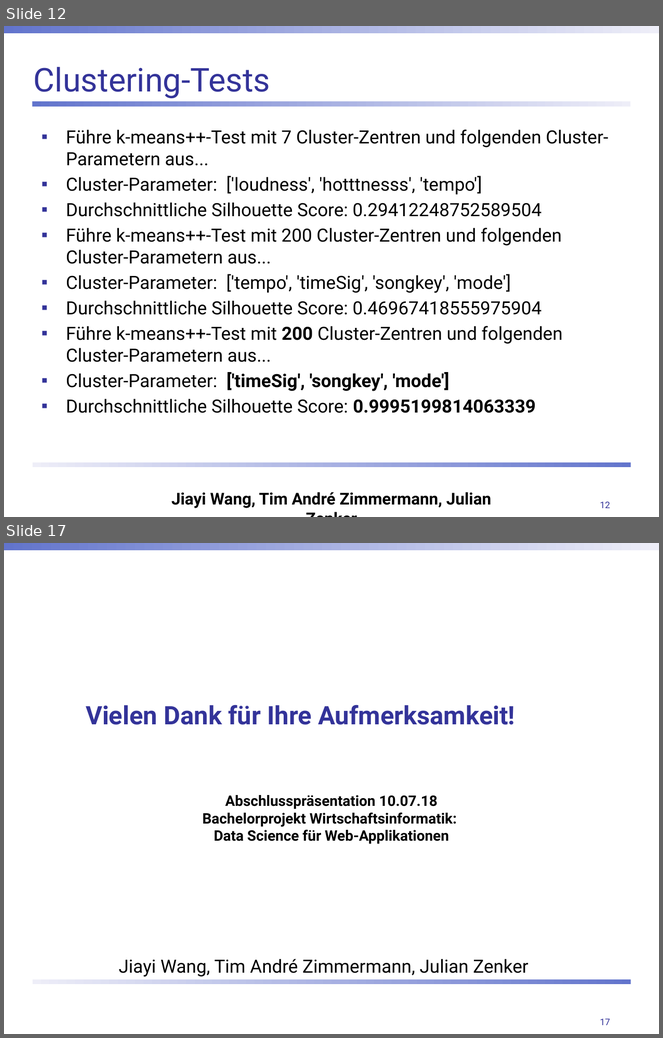
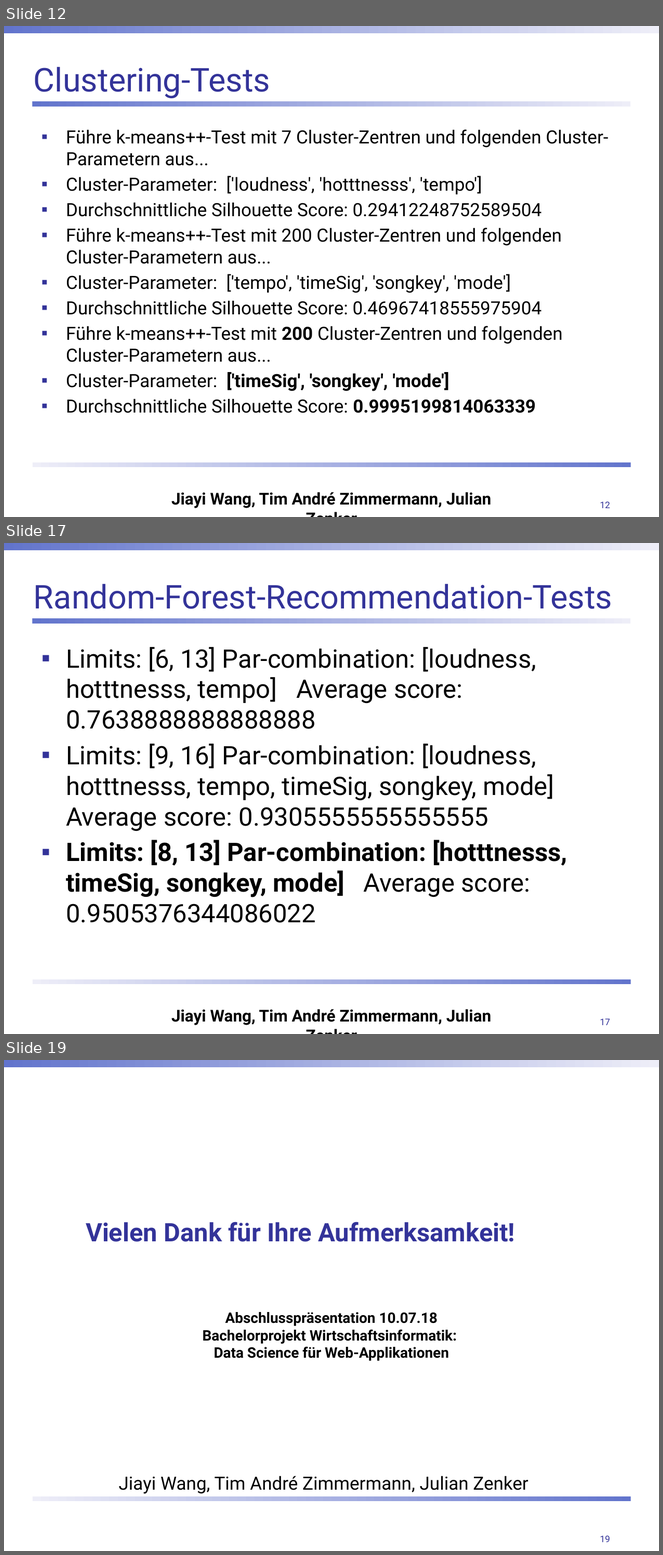
Before and after one commit to ChulioZ/music-recommender, a slide deck: Abschlusspräsentation.pptx. Shown one above the other, each under a label of ours: slides 12 and 17 before the commit, slides 12, 17 and 19 after it; the slides between them are not shown. The pictures are 663x1038 and 663x1555 pixels, drawn with LibreOffice and Linux fonts; fonts in the diff are those of the drawing; background and template pictures are left out. Boxes give left, top, right and bottom in pixels: in the first picture for what was removed or moved away, otherwise in the second. Text is boxed around its words. In the diff, an @@ line names an element or a change of style, - is before the commit and + after.

```diff
--- a/Abschlusspräsentation.pptx
+++ b/Abschlusspräsentation.pptx
@@ slide 17 added at [4, 543, 659, 1034], background #FFFFFF; not listed: 4 template elements that a slide beside it also shows @@
@@ title added at [34, 584, 612, 609], 36 pt, text #333399 @@
+Random-Forest-Recommendation-Tests
@@ text added at [66, 647, 568, 923], 28 pt, text #000000 @@
+▪ Limits: [6, 13] Par-combination: [loudness, hotttnesss, tempo] Average score: 0.7638888888888888
+▪ Limits: [9, 16] Par-combination: [loudness, hotttnesss, tempo, timeSig, songkey, mode] Average score: 0.9305555555555555
+▪ Limits: [8, 13] Par-combination: [hotttnesss, timeSig, songkey, mode] Average score: 0.9505376344086022
@@ text added at [171, 1009, 491, 1026], 18 pt, text #000000 @@
+Jiayi Wang, Tim André Zimmermann, Julian Zenker
@@ what was slide 17 is now slide 19 @@
@@ page number at [600, 1536, 610, 1543]: text changed @@
-17
+19
```
Also in this commit, not shown: 4 slides changed, 1 other slide added.
